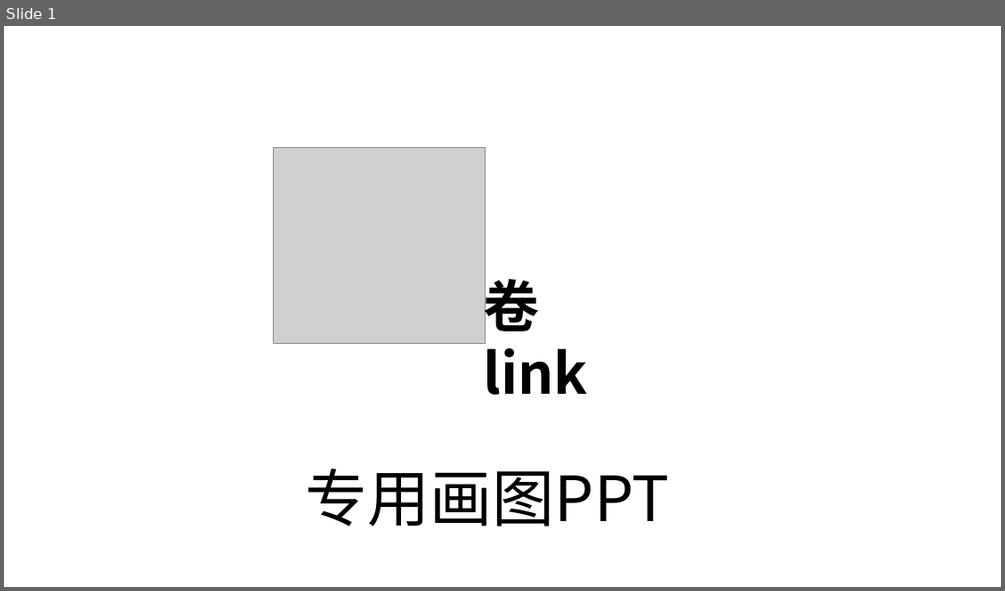
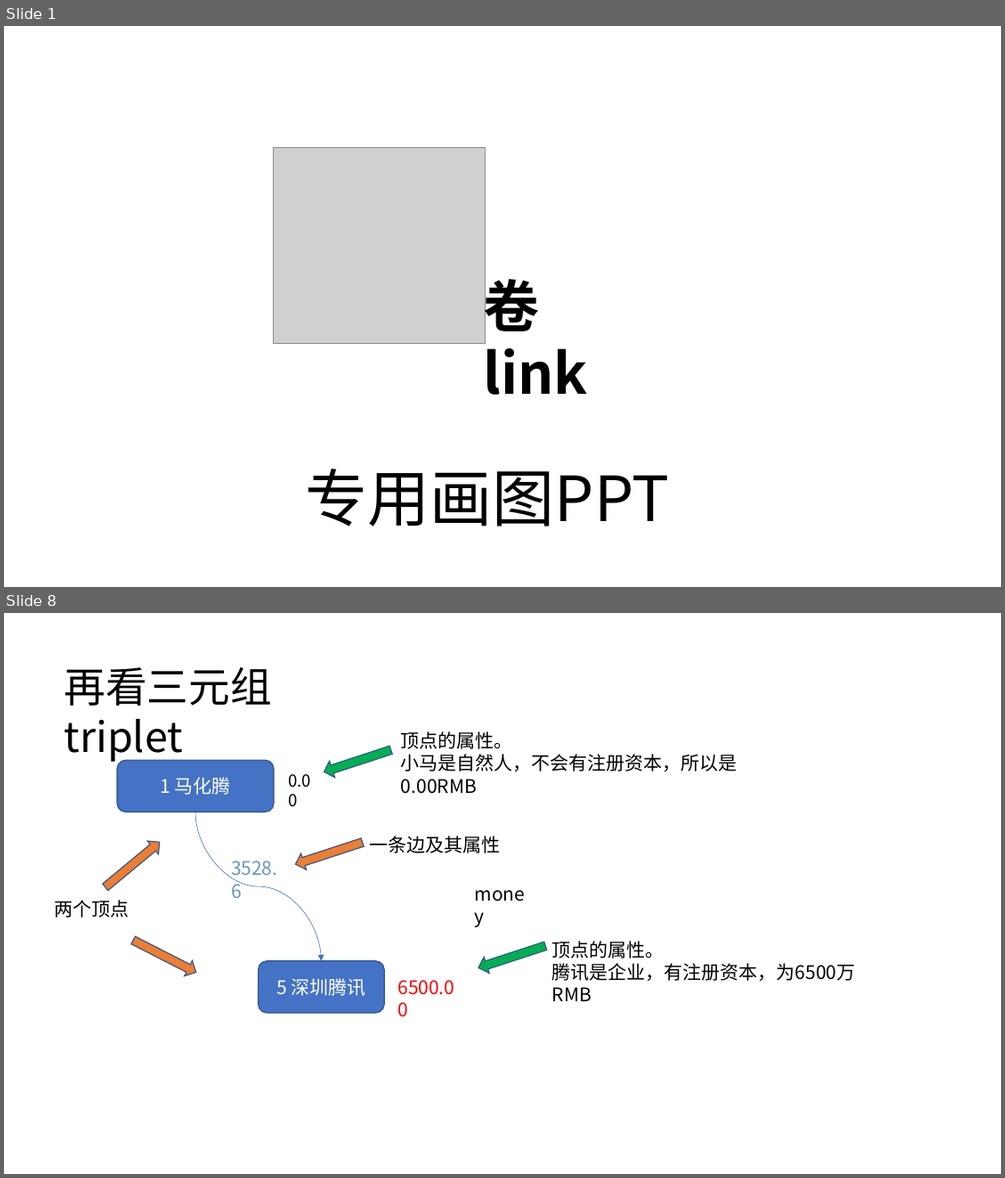
Before and after one commit to DrDavidS/SparkLearn, a slide deck: 股权图谱.pptx. Shown one above the other, each under a label of ours: slide 1 before the commit, slides 1 and 8 after it; the slides between them are not shown. The pictures are 1005x591 and 1005x1178 pixels, drawn with LibreOffice and Linux fonts; fonts in the diff are those of the drawing; grey boxes stand for pictures. Boxes give left, top, right and bottom in pixels: in the first picture for what was removed or moved away, otherwise in the second. Text is boxed around its words. In the diff, an @@ line names an element or a change of style, - is before the commit and + after.

```diff
--- a/股权图谱.pptx
+++ b/股权图谱.pptx
@@ slide 8 added at (4, 613, 1001, 1174), background #FFFFFF @@
@@ text added at (65, 667, 272, 763), 40 pt, text #000000 @@
+再看三元组 triplet
@@ right arrow added at (322, 741, 394, 779), fill #00B050, outline #325491 1 pt @@
@@ text added at (401, 731, 737, 771), 18 pt, text #000000 @@
+顶点的属性。
+小马是自然人，不会有注册资本，所以是0.00RMB
@@ rounded rectangle added at (117, 761, 274, 811), fill #4472C4, outline #325491 1 pt, 18 pt, text #FFFFFF @@
+1 马化腾
@@ text added at (288, 774, 311, 787), 16 pt, text #000000 @@
+0.00
@@ curved arrow added from (195, 811) to (321, 961), #4472C4 0.5 pt @@
@@ right arrow added at (100, 835, 165, 893), fill #ED7D31, outline #325491 1 pt @@
@@ right arrow added at (292, 835, 364, 873), fill #ED7D31, outline #325491 1 pt @@
@@ text added at (369, 835, 500, 853), 18 pt, text #000000 @@
+一条边及其属性
@@ text added at (231, 860, 277, 898), 18 pt, text #6897BB @@
+3528.6
@@ text added at (467, 878, 538, 908), 18 pt, text #000000 @@
+money
@@ text added at (55, 900, 129, 917), 18 pt, text #000000 @@
+两个顶点
@@ right arrow added at (129, 933, 200, 980), fill #ED7D31, outline #325491 1 pt @@
@@ right arrow added at (476, 938, 548, 976), fill #00B050, outline #325491 1 pt @@
@@ text added at (552, 941, 856, 981), 18 pt, text #000000 @@
+顶点的属性。
+腾讯是企业，有注册资本，为6500万RMB
@@ rounded rectangle added at (259, 961, 385, 1013), fill #4472C4, outline #325491 1 pt, 18 pt, text #FFFFFF @@
+5 深圳腾讯
@@ text added at (397, 980, 454, 995), 18 pt, text #FF0000 @@
+6500.00
```
Also in this commit, not shown: 2 slides changed, 7 other slides added, 13 other files.
